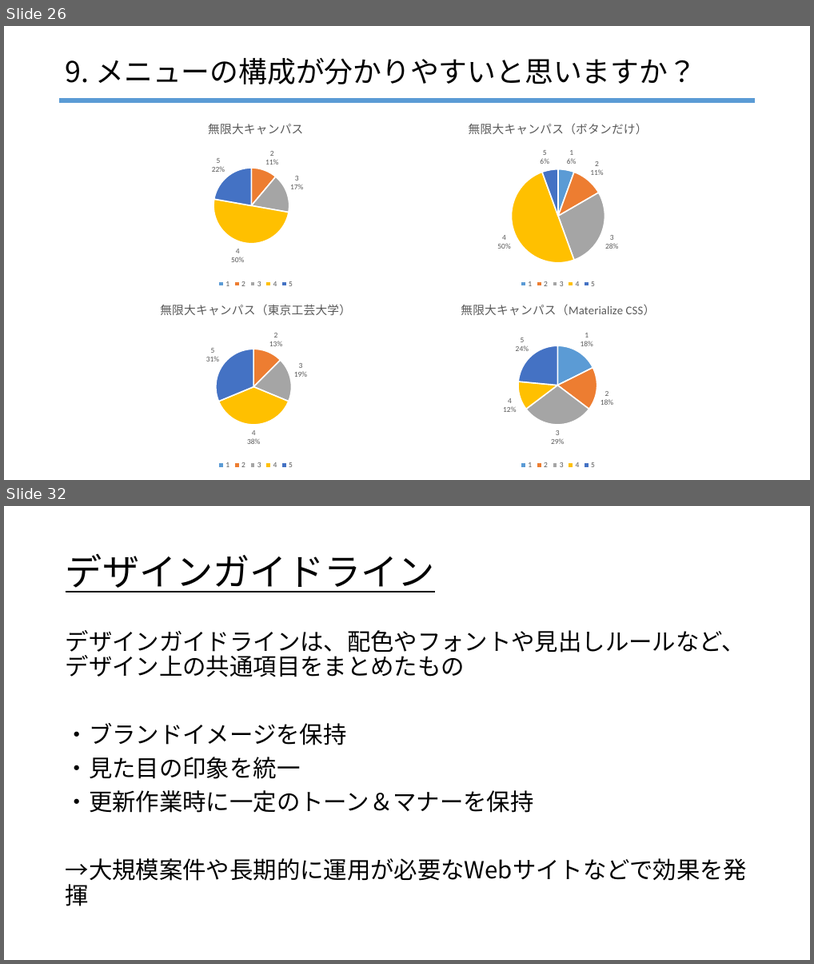
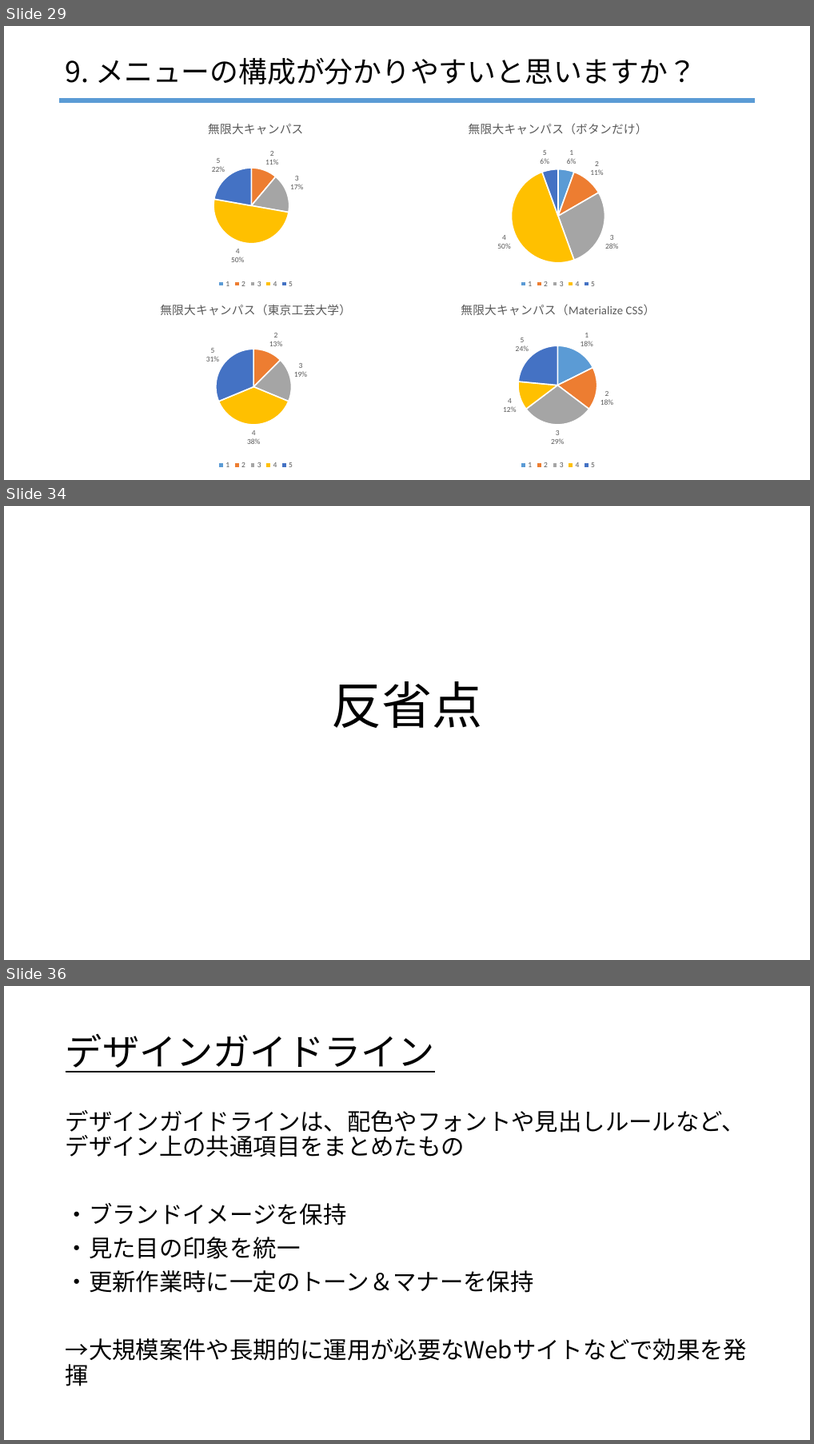
Before and after one commit to R4HB02-teamR/-R, a slide deck: progress/樫本/卒研発表リハ.pptx. Shown one above the other, each under a label of ours: slides 26 and 32 before the commit, slides 29, 34 and 36 after it; the slides between them are not shown. The pictures are 814x964 and 814x1444 pixels, drawn with LibreOffice and Linux fonts; fonts in the diff are those of the drawing. Boxes give left, top, right and bottom in pixels: in the first picture for what was removed or moved away, otherwise in the second. Text is boxed around its words. In the diff, an @@ line names an element or a change of style, - is before the commit and + after.

```diff
--- a/progress/樫本/卒研発表リハ.pptx
+++ b/progress/樫本/卒研発表リハ.pptx
@@ slide 34 added at (4,506,810,960), background #FFFFFF @@
@@ title added at (331,681,482,728), 60 pt, text #000000 @@
+反省点
@@ what was slide 26 is now slide 29 @@
@@ what was slide 32 is now slide 36 @@
```
Also in this commit, not shown: 12 slides changed, 4 other slides added.
